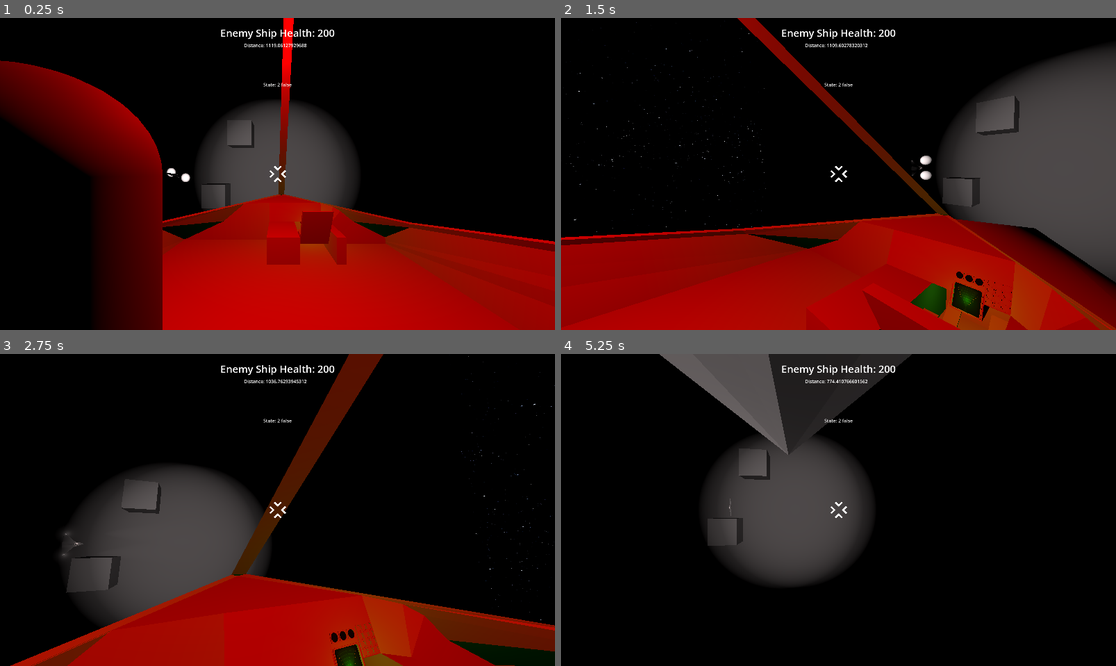
Above: before the commit, frames 1-4 (two rows, left to right).
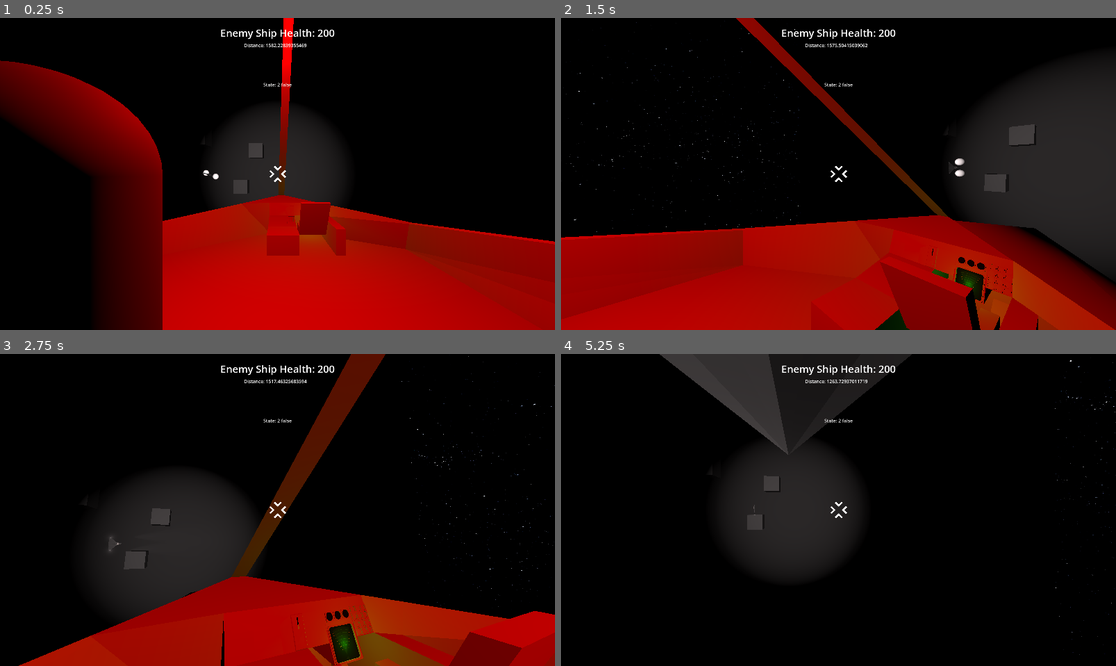
Above: after the commit, the same moments.

Repository: Greenwolf8/UntitledSpaceGame
Game: Godot game, scene res://Map.tscn
Same seed, same stepped clock (60 frames per second), same inputs: the game is played once before the commit and once after it.
Inputs (mouse positions are in pixels of both pictures, inside the frame that each line leads up to):
- Up to frame 1 (0.25 s): no input
- Up to frame 2 (1.5 s): tap Enter at 0.5 s; move the mouse to (866, 174) at 0.52 s; hold W (move_forward) from 0.53 s (still down); tap C (camera_lock) at 0.6 s; tap Space (jump) at 0.77 s; move the mouse to (810, 174) at 1.27 s; tap F (fire) at 1.35 s
- Up to frame 3 (2.75 s): keep holding W (move_forward); tap Space (jump) at 1.52 s; move the mouse to (288, 503) at 2.02 s; tap E (interact) at 2.1 s
- Up to frame 4 (5.25 s): keep holding W (move_forward); move the mouse to (832, 516) at 2.77 s; tap Shift (sprint) at 2.85 s; tap Space (jump) at 3.02, 3.77, 4.52 s; move the mouse to (877, 513) at 3.52 s; tap Alt at 3.6 s; move the mouse to (794, 506) at 4.27 s; tap Enter at 4.35 s; move the mouse to (844, 510) at 5.02 s; tap C (camera_lock) at 5.1 s

The runs differ from the first frame. In frame 1, 9.0% of the frame differs, in the area x 29-100%, y 8-92%; in frame 2, 22%, in the area x 0-100%, y 0-100%; in frame 3, 17%; in frame 4, 13%.

Commit message:
fix: Add new ship mesh
Added a new ship mesh, and also moved the camera, gauges, and radar screen to fit new model

Diff:
--- a/Map.tscn
+++ b/Map.tscn
@@ -18,6 +18,7 @@
 [node name="Node3D" type="Node3D"]
 
 [node name="Avro Vulcan" parent="." instance=ExtResource("2_3vi7k")]
+transform = Transform3D(1, 0, 0, 0, 1, 0, 0, 0, 1, 500, 0, 0)
 
 [node name="WorldEnvironment" type="WorldEnvironment" parent="."]
 environment = SubResource("Environment_8qak7")
--- a/Ship.tscn
+++ b/Ship.tscn
@@ -85,7 +85,8 @@
 
 [node name="Camera3D" type="Camera3D" parent="Ship"]
 unique_name_in_owner = true
-transform = Transform3D(-4.371139e-08, 0, 1, 0, 1, 0, -1, 0, -4.371139e-08, 20.298231, 5.9077797, -0.67497003)
+transform = Transform3D(-4.371139e-08, 0, 1, 0, 1, 0, -1, 0, -4.371139e-08, 19.586086, 5.7281184, -0.67497)
+fov = 100.0
 
 [node name="OmniLight3D" type="OmniLight3D" parent="Ship"]
 unique_name_in_owner = true
@@ -296,7 +297,7 @@
 shape = SubResource("BoxShape3D_6xtlq")
 
 [node name="RadarScreen" type="MeshInstance3D" parent="Ship"]
-transform = Transform3D(0.04953915, 0.92454606, 0, -0.120190986, 0.38107038, 0, 0, 0, 0.13, 19.041876, 5.098584, -0.7018804)
+transform = Transform3D(0.04953915, 0.92454606, 0, -0.120190986, 0.38107038, 0, 0, 0, 0.13, 18.982243, 5.248833, -0.7018804)
 mesh = SubResource("PlaneMesh_anqkt")
 
 [node name="OmniLight3D" type="OmniLight3D" parent="Ship/RadarScreen"]
@@ -312,17 +313,17 @@
 player_ship = NodePath("../..")
 
 [node name="GaugeRight" type="MeshInstance3D" parent="Ship"]
-transform = Transform3D(0.013718533, 0.92454606, 0, -0.03328366, 0.38107038, 0, 0, 0, 0.036, 18.97377, 5.2995462, -0.79577065)
+transform = Transform3D(0.013718533, 0.92454606, 0, -0.03328366, 0.38107038, 0, 0, 0, 0.036, 18.914137, 5.4497952, -0.79577065)
 mesh = SubResource("PlaneMesh_6xtlq")
 skeleton = NodePath("")
 
 [node name="GaugeCentre" type="MeshInstance3D" parent="Ship"]
-transform = Transform3D(0.013718533, 0.92454606, 0, -0.03328366, 0.38107038, 0, 0, 0, 0.036, 18.97377, 5.2995462, -0.6995481)
+transform = Transform3D(0.013718533, 0.92454606, 0, -0.03328366, 0.38107038, 0, 0, 0, 0.036, 18.914137, 5.4497952, -0.6995481)
 mesh = SubResource("PlaneMesh_6xtlq")
 skeleton = NodePath("")
 
 [node name="GaugeLeft" type="MeshInstance3D" parent="Ship"]
-transform = Transform3D(0.013718533, 0.92454606, 0, -0.03328366, 0.38107038, 0, 0, 0, 0.036, 18.97377, 5.2995462, -0.6070895)
+transform = Transform3D(0.013718533, 0.92454606, 0, -0.03328366, 0.38107038, 0, 0, 0, 0.036, 18.914137, 5.4497952, -0.6070895)
 mesh = SubResource("PlaneMesh_6xtlq")
 skeleton = NodePath("")
 
Binary file changed: AVRO.VULCAN.glb
